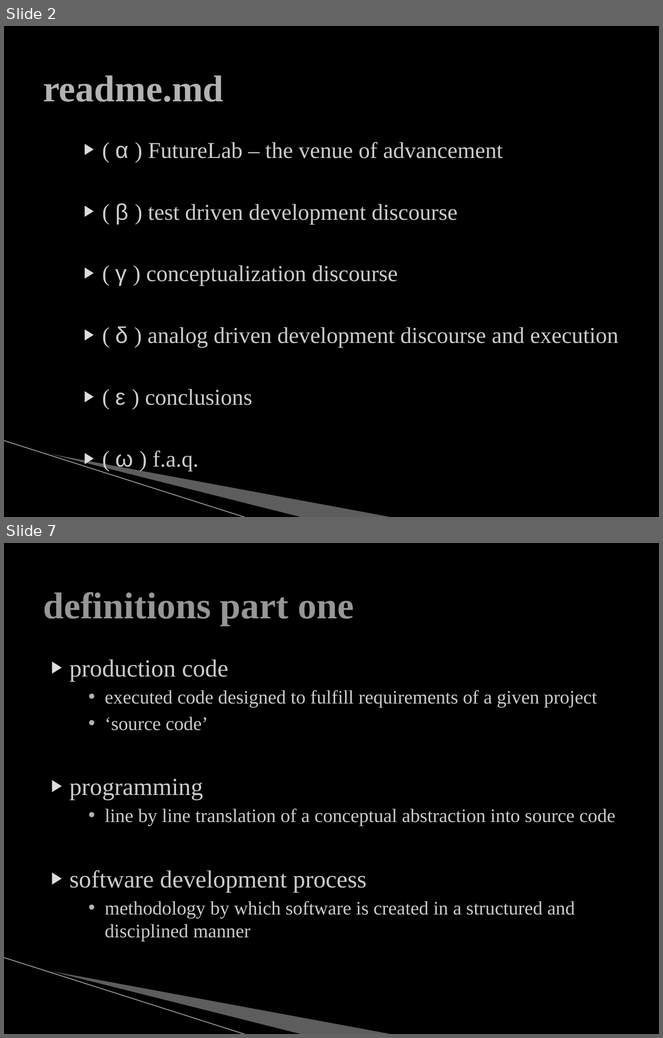
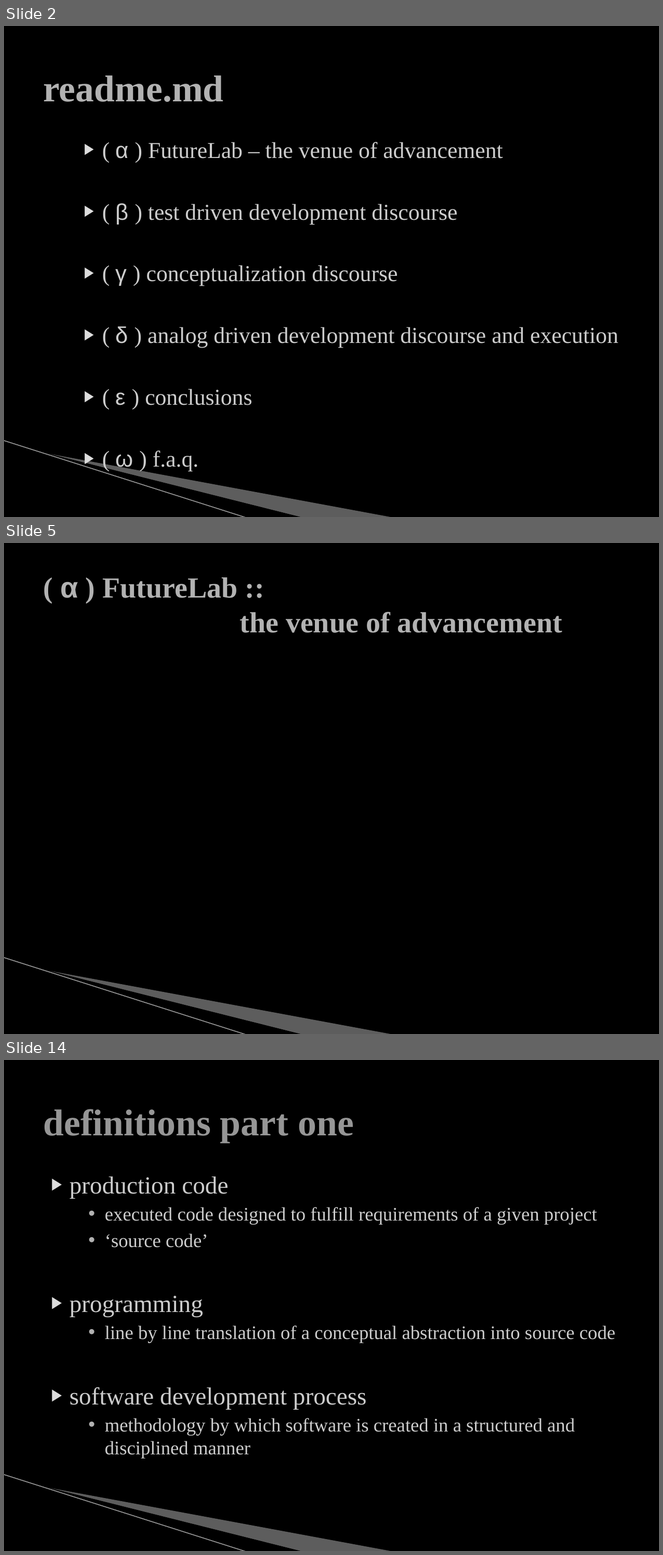
Before and after one commit to mjs0031/master_report, a slide deck: the_defense.pptx. Shown one above the other, each under a label of ours: slides 2 and 7 before the commit, slides 2, 5 and 14 after it; the slides between them are not shown. The pictures are 663x1038 and 663x1555 pixels, drawn with LibreOffice and Linux fonts; fonts in the diff are those of the drawing; background and template pictures are left out. Boxes give left, top, right and bottom in pixels: in the first picture for what was removed or moved away, otherwise in the second. Text is boxed around its words. In the diff, an @@ line names an element or a change of style, - is before the commit and + after.

```diff
--- a/the_defense.pptx
+++ b/the_defense.pptx
@@ slide 5 added at (x1=4, y1=543, x2=659, y2=1034), background #000000; not listed: 3 template elements that a slide beside it also shows @@
@@ title added at (x1=60, y1=577, x2=562, y2=633), 32 pt, text #B2B2B2, bold @@
+( α ) FutureLab ::
+the venue of advancement
@@ what was slide 7 is now slide 14 @@
```
Also in this commit, not shown: 4 slides changed, 6 other slides added, 1 other file.
